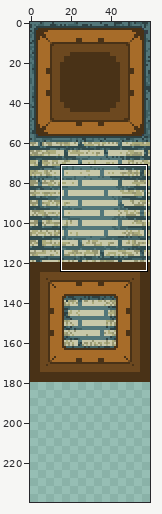
Two states of a sprite sheet, assets/gfx/tileset.png. Above, an overview of the earlier version with the close-up marked.
Close-up. The starting point:
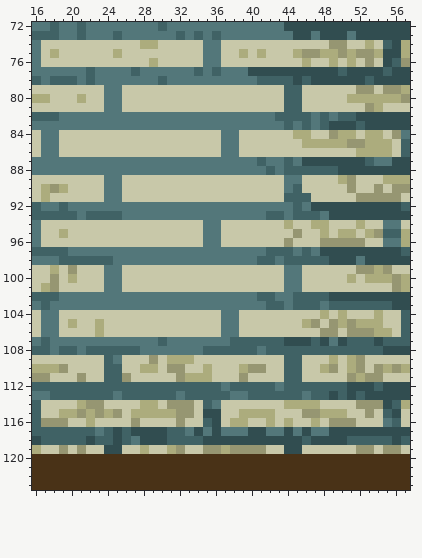
The file is 60x180 pixels. Shown: x 16..57, y 72..123. The old version is drawn lined up with the new one, on the new canvas. The commit also changed other parts of the picture, which this record leaves out.
Once edited:
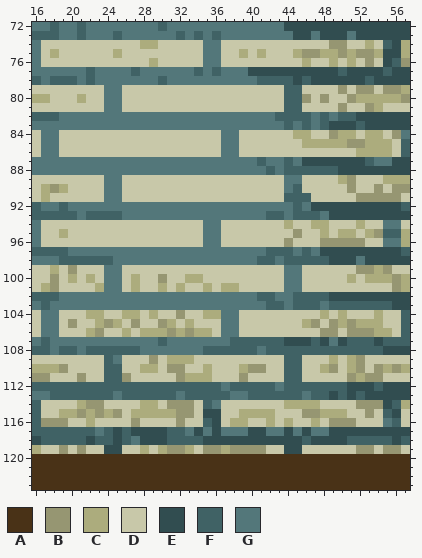
Palette (. is transparent): A #493217  B #969672  C #acac7d  D #c8c8a9  E #314d50  F #406265  G #53777a
Change:
canvas 60x180 -> 60x240
y 79: x 50 D -> B
y 80: x 46 D -> B; x 48 D -> B; x 51 C -> B
y 81: x 50 D -> B
y 100: x 22 D -> C; x 27 D -> C; x 30 D -> B; x 33..34 DD -> CC
y 101: x 23 D -> C; x 27 D -> C; x 30 D -> C; x 32 D -> C; x 35 D -> C; x 37..38 DD -> CC
y 104: x 22..23 DD -> CC; x 26..27 DD -> CC; x 29 D -> C; x 32 D -> B; x 35..36 DD -> CC
y 105: x 20 C -> B; x 24..25 DD -> BC; x 27 D -> B; x 30..31 DD -> BC; x 33 D -> C
y 106: x 22..23 DC -> CB; x 26 D -> C; x 28..35 DDDDDDDD -> CCCBCBCC
y 119: x 30..31 DC -> CB; x 33 D -> C
Where, in picture pixels (left, top, right, bottom), the same in both close-ups:
changed: (302, 85, 356, 112)
changed: (68, 274, 239, 337)
changed: (158, 445, 194, 454)
